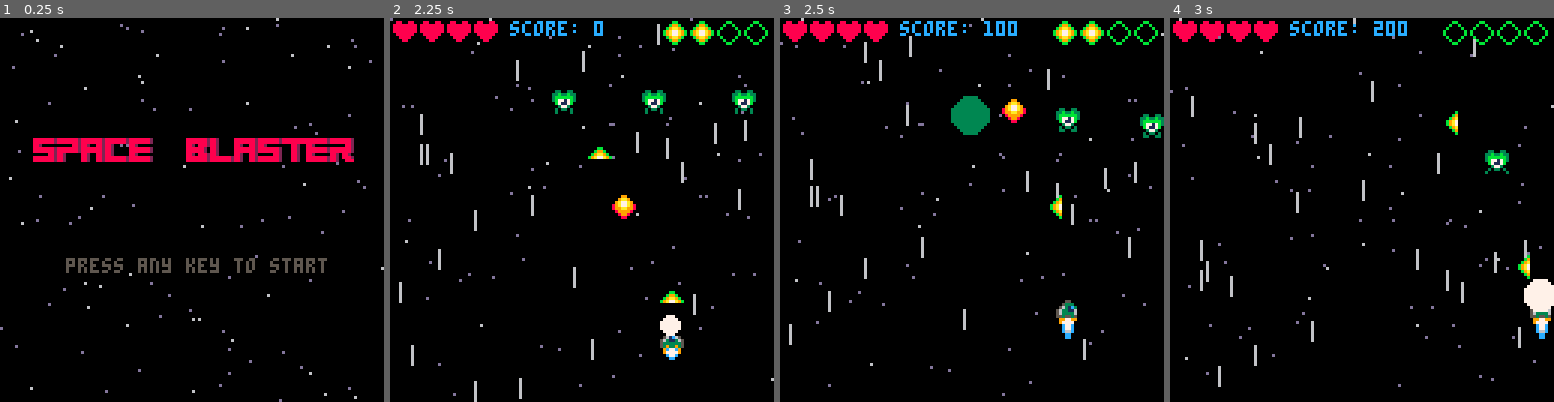
Above: before the commit, frames 1-4 (left to right).
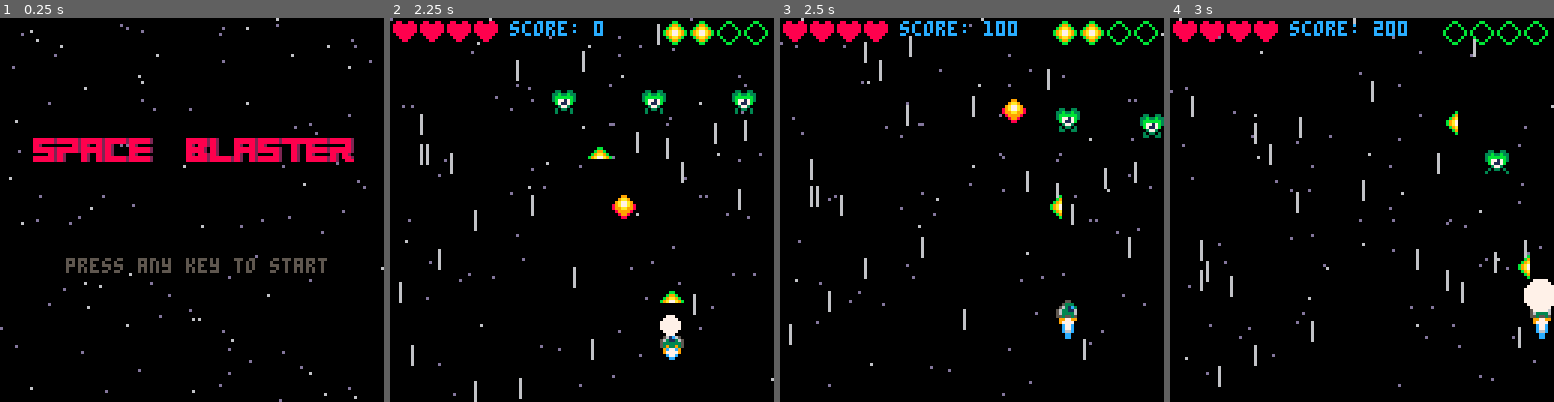
Above: after the commit, the same moments.

Repository: simonanger/pico8_shmup
Game: PICO-8 cartridge shmup.p8
Two runs of this game, one before a commit and one after it. Both use one fixed random seed, a clock stepped at 60 frames per second and the inputs below.
Inputs:
- Up to frame 1 (0.25 s): no input
- Up to frame 2 (2.25 s): tap X (X key) at 0.33, 1.07, 1.85 s; tap O (Z key) at 0.7, 1.7, 2.1 s; hold Right 1.6-2.1 s; hold Up from 2.15 s (still down)
- Up to frame 3 (2.5 s): release Up at 2.42 s; hold Right from 2.47 s (still down)
- Up to frame 4 (3 s): keep holding Right; tap O (Z key) at 2.5, 2.9 s; tap X (X key) at 2.97 s

Frames 1-2 are identical in both runs. In frame 3, 0.8% of the frame differs, in the area x 44-55%, y 20-31%; in frame 4, nothing differs.

Commit message:
started animated explosion but it is reading from wrong sprite page

Diff:
--- a/shmup.p8
+++ b/shmup.p8
@@ -11,7 +11,8 @@
 
  t=0
 
- music(0)
+ --theme music here!!!
+ --music(0)
 
  stars={}
 
@@ -173,6 +174,14 @@
  spr(srtspr+1,x+8,y)
  spr(srtspr+16,x,y+8)
  spr(srtspr+17,x+8,y+8)
+end
+
+function explode(expx,expy)
+ local myex={}
+ myex.x=expx
+ myex.y=expy
+ myex.age=10
+ add(explods,myex)
 end
 -->8
 -- update
@@ -324,6 +333,7 @@
 		  	score+=100
 		  	sfx(6)
 		  	del(enemies,myen)
+		  	explode(dmgenx,dmgeny)
 		  end
 
 		  if #enemies==0 then
@@ -480,15 +490,30 @@
   muzzle,7)
  end
 
+ --animated explosion sprite
+ local exframes={128,128,130,132,134,136,136}
+ for myex in all(explods) do
+
+  local myspr=myex.age
+  myspr=flr(myspr)
+  myspr=exframes[myspr]
+
+  spr(exframes[myex.age],myex.x-4,myex.y-4,2,2)
+  myex.age+=0.5
+  if myex.age>#exframes then
+   del(explods,myex)
+  end
+ end
+
  --drawing enemy explosion
- if enexpl>0 then
+--[[ if enexpl>0 then
   local num = 0
   for i=6,10 do
    num=flr(rnd(i))
   end
   circfill(dmgenx+4,dmgeny+4,
   enexpl,num)
- end
+ end]]--
 
  print("score: "..score,40,1,12)
 
@@ -619,7 +644,7 @@
 	  myen.typ=enemtyp
 	  myen.spd=enemspd
 	  myen.dir=enemdir
-	  myen.hp=5
+	  myen.hp=3
 	  myen.flash=0
 
 	  if i==2 then
Not shown, changed: 37 lines of the sprite sheet (__gfx__) section of shmup.p8
Not shown, changed: the music (__music__) section of shmup.p8
